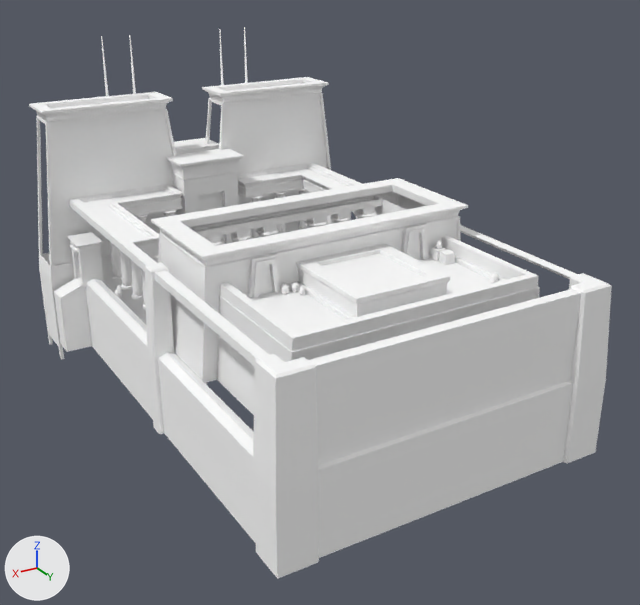
The glTF model assets/models/buildings/ptol_edfu_struct.glb, before and after one commit.
Before and after are seen from a 50 mm camera at (45.2, 81.9, 41.5) aimed at (-2.0, 3.2, 2.1). Lighting does not change. The marker at lower left points along +X, +Y and +Z. The older version comes first. Vertices at exactly the same position are counted once.

Objects in the first picture: 'Building'.
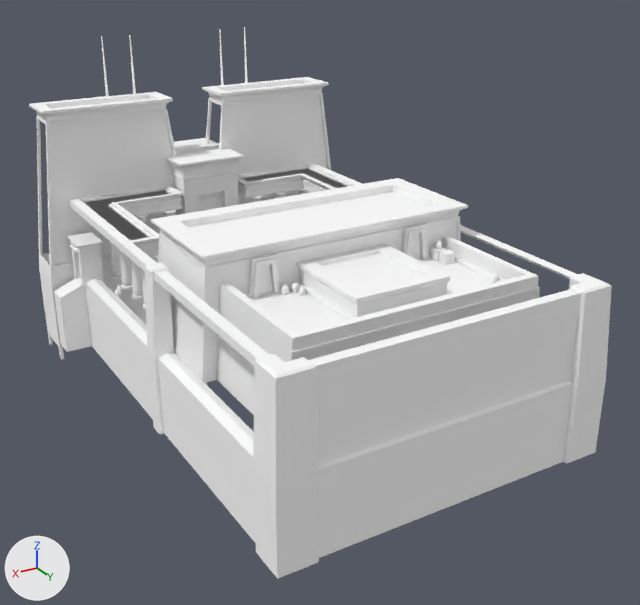
Location of each change, [x1, y1, x2, y2] in pixels of the pictures (640 x 605 px):
part 1 of me_b, added
    after: [43, 95, 558, 576]

Diff of the bpy script that builds the scene:
```diff
--- a/assets/models/buildings/ptol_edfu_struct.glb.py
+++ b/assets/models/buildings/ptol_edfu_struct.glb.py
@@ me_b @@
 # used by ob_building; location = (0.0, 0.0, 0.0)
-me_b.from_pydata(...)  # 13728 vertices, 20950 faces; spans x -21.1..21.1, y -33.2..30.3, z -10.7..28.5
+me_b.from_pydata(...)  # 18410 vertices, 24496 faces; spans x -21.1..21.1, y -33.2..30.3, z -10.7..28.5
+# me_b part 1: 4682 vertices added at x -21.0..21.0, y -31.2..30.3, z -9.1..19.7
 me_b.materials.append(mat_structure)
```
